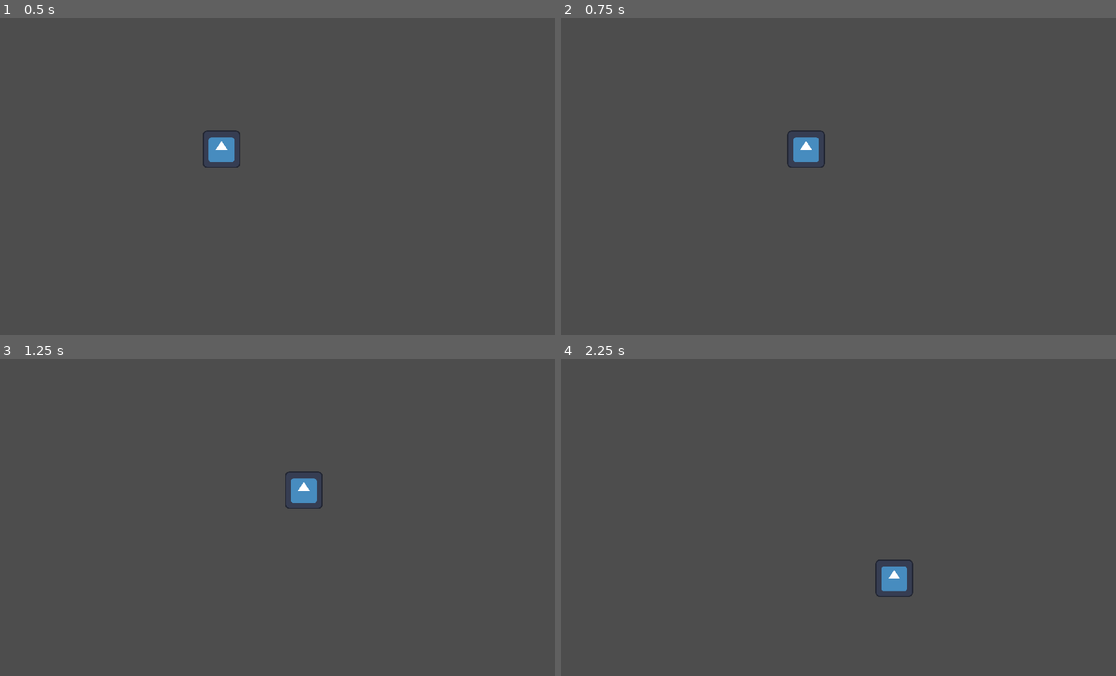
Above: before the commit, frames 1-4 (two rows, left to right).
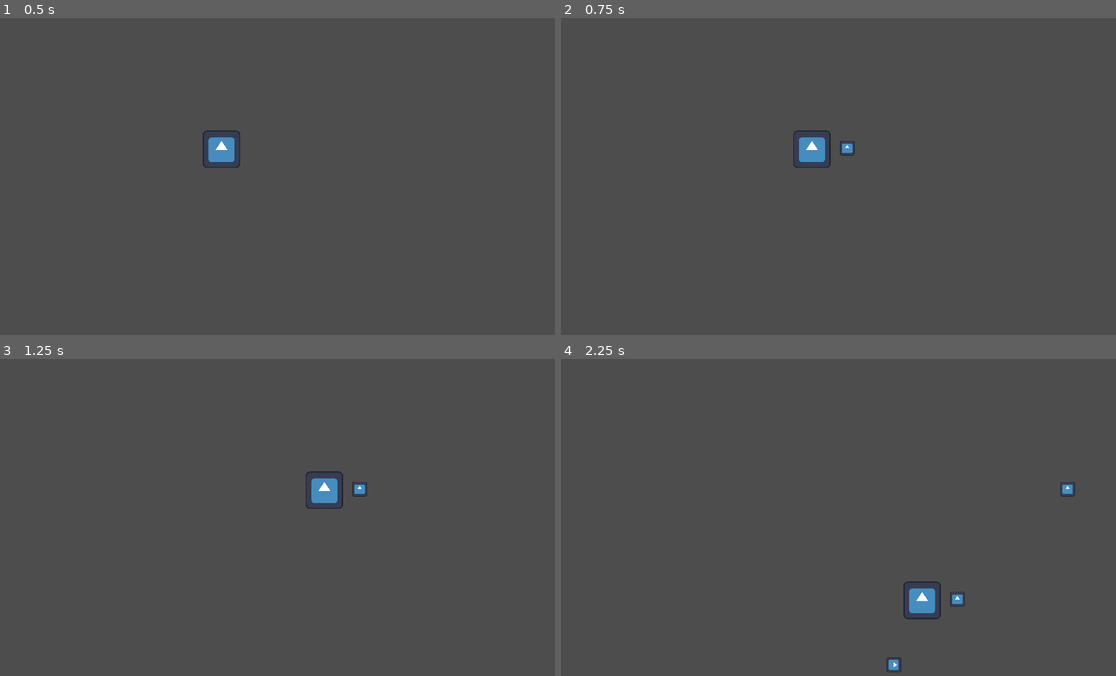
Above: after the commit, the same moments.

Repository: SosiskaKillerS/GameJam-Game
Game: Godot game, scene res://world.tscn
Two runs of this game, one before a commit and one after it. Both use one fixed random seed, a clock stepped at 60 frames per second and the inputs below. The engine's default icon, where the game draws it, is replaced by a stand-in: a white triangle on a blue panel in a dark square.
Inputs (mouse positions are in pixels of both pictures, inside the frame that each line leads up to):
- Up to frame 1 (0.5 s): no input
- Up to frame 2 (0.75 s): tap Enter at 0.5 s; move the mouse to (966, 160) at 0.52 s; press the mouse at (966, 160) at 0.53 s; hold D (RIGHT) from 0.53 s (still down)
- Up to frame 3 (1.25 s): keep holding D (RIGHT)
- Up to frame 4 (2.25 s): move the mouse to (727, 533) at 1.27 s; release D (RIGHT) at 1.28 s; release the mouse at (727, 533) at 1.28 s; hold S (DOWN) 1.28-2.03 s; click (727, 533) at 1.35 s; move the mouse to (899, 447) at 2.02 s; press the mouse at (899, 447) at 2.03 s; hold D (RIGHT) from 2.03 s (still down)

Frame 1 is identical in both runs. In frame 2, 0.4% of the frame differs, in the area x 40-53%, y 35-48%; in frame 3, 0.8%; in frame 4, 1.2%, in the area x 56-93%, y 38-99%.

Commit message:
fire

Diff:
--- a/project.godot
+++ b/project.godot
@@ -47,6 +47,11 @@
 , Object(InputEventKey,"resource_local_to_scene":false,"resource_name":"","device":-1,"window_id":0,"alt_pressed":false,"shift_pressed":false,"ctrl_pressed":false,"meta_pressed":false,"pressed":false,"keycode":0,"physical_keycode":4194322,"key_label":0,"unicode":0,"echo":false,"script":null)
 ]
 }
+ATTACK={
+"deadzone": 0.5,
+"events": [Object(InputEventMouseButton,"resource_local_to_scene":false,"resource_name":"","device":-1,"window_id":0,"alt_pressed":false,"shift_pressed":false,"ctrl_pressed":false,"meta_pressed":false,"button_mask":1,"position":Vector2(161, 14),"global_position":Vector2(165, 55),"factor":1.0,"button_index":1,"canceled":false,"pressed":true,"double_click":false,"script":null)
+]
+}
 
 [rendering]
 
--- a/src/Player/Player.gd
+++ b/src/Player/Player.gd
@@ -1,13 +1,58 @@
 extends CharacterBody2D
 
-@export var speed = 400 # Скорость персонажа
+@export var speed = 500
+@export var shootSpeed = 1
+
+const BULLET = preload("res://src/bullets/bullet.tscn")
+
+@onready var marker_2d = $Marker2D
+@onready var shoot_speed_timer = $ShootSpeedTimer
+
+var canShoot = true
+var bulletDirection = Vector2(1,0)
 
 func get_input():
 	var input_direction = Input.get_vector("LEFT", "RIGHT", "UP", "DOWN")
 	velocity = input_direction * speed
+	if input_direction != Vector2.ZERO:
+		setup_direction(input_direction)
+func _ready():
+	shoot_speed_timer.wait_time = 1.0/ shootSpeed
+func shoot():
+	if canShoot:
+		canShoot = false
+		shoot_speed_timer.start()
+	var bulletNode = BULLET.instantiate()
+
+	bulletNode.set_direction(bulletDirection)
+	get_tree().root.add_child(bulletNode)
+	bulletNode.global_position = marker_2d.global_position
+
 
 
 
 func _physics_process(delta):
 	get_input()
 	move_and_slide()
+	if Input.is_action_pressed("ATTACK"):
+		shoot()
+
+
+
+func _on_shoot_speed_timer_timeout():
+	canShoot = true
+func setup_direction(direction):
+	bulletDirection = direction
+
+	if direction.x > 0	:
+		scale.x = 1
+		rotation_degrees = 0
+	elif direction.x < 0:
+		scale.x = 1
+		rotation_degrees = 0
+	elif direction.y < 0:
+		scale.x = 1
+		rotation_degrees = -90
+	elif direction.y > 0:
+		scale.x = 1
+		rotation_degrees = 90
--- a/src/Player/Player.tscn
+++ b/src/Player/Player.tscn
@@ -19,3 +19,10 @@
 shape = SubResource("CapsuleShape2D_5l5re")
 
 [node name="AnimationPlayer" type="AnimationPlayer" parent="."]
+
+[node name="Marker2D" type="Marker2D" parent="."]
+position = Vector2(120, -4)
+
+[node name="ShootSpeedTimer" type="Timer" parent="."]
+
+[connection signal="timeout" from="ShootSpeedTimer" to="." method="_on_shoot_speed_timer_timeout"]
--- /dev/null
+++ b/src/bullets/bullet.gd
@@ -0,0 +1,25 @@
+extends Area2D
+
+@export var speed = 500
+@export var damage = 15
+
+var direction: Vector2
+
+func _ready():
+	await get_tree().create_timer(3).timeout
+	queue_free()
+
+
+func set_direction(bulletDirection):
+	direction = bulletDirection
+	rotation_degrees = rad_to_deg(global_position.angle_to_point(global_position+direction))
+
+func _physics_process(delta):
+	global_position += direction * speed * delta
+
+
+
+func _on_body_entered(body):
+	if body.is_in_group("enemies"):
+		body.get_damage(damage)
+		queue_free()
--- /dev/null
+++ b/src/bullets/bullet.tscn
@@ -0,0 +1,21 @@
+[gd_scene load_steps=4 format=3 uid="uid://c5k7hutc6nlbh"]
+
+[ext_resource type="Script" path="res://src/bullets/bullet.gd" id="1_ixqnt"]
+[ext_resource type="Texture2D" uid="uid://fjn2ail8g220" path="res://icon.svg" id="1_xfmun"]
+
+[sub_resource type="CapsuleShape2D" id="CapsuleShape2D_dp6ie"]
+radius = 32.0
+height = 64.0
+
+[node name="bullet" type="Area2D"]
+script = ExtResource("1_ixqnt")
+metadata/_edit_group_ = true
+
+[node name="CollisionShape2D" type="CollisionShape2D" parent="."]
+shape = SubResource("CapsuleShape2D_dp6ie")
+
+[node name="Sprite2D" type="Sprite2D" parent="."]
+scale = Vector2(0.393117, 0.393117)
+texture = ExtResource("1_xfmun")
+
+[connection signal="body_entered" from="." to="." method="_on_body_entered"]
